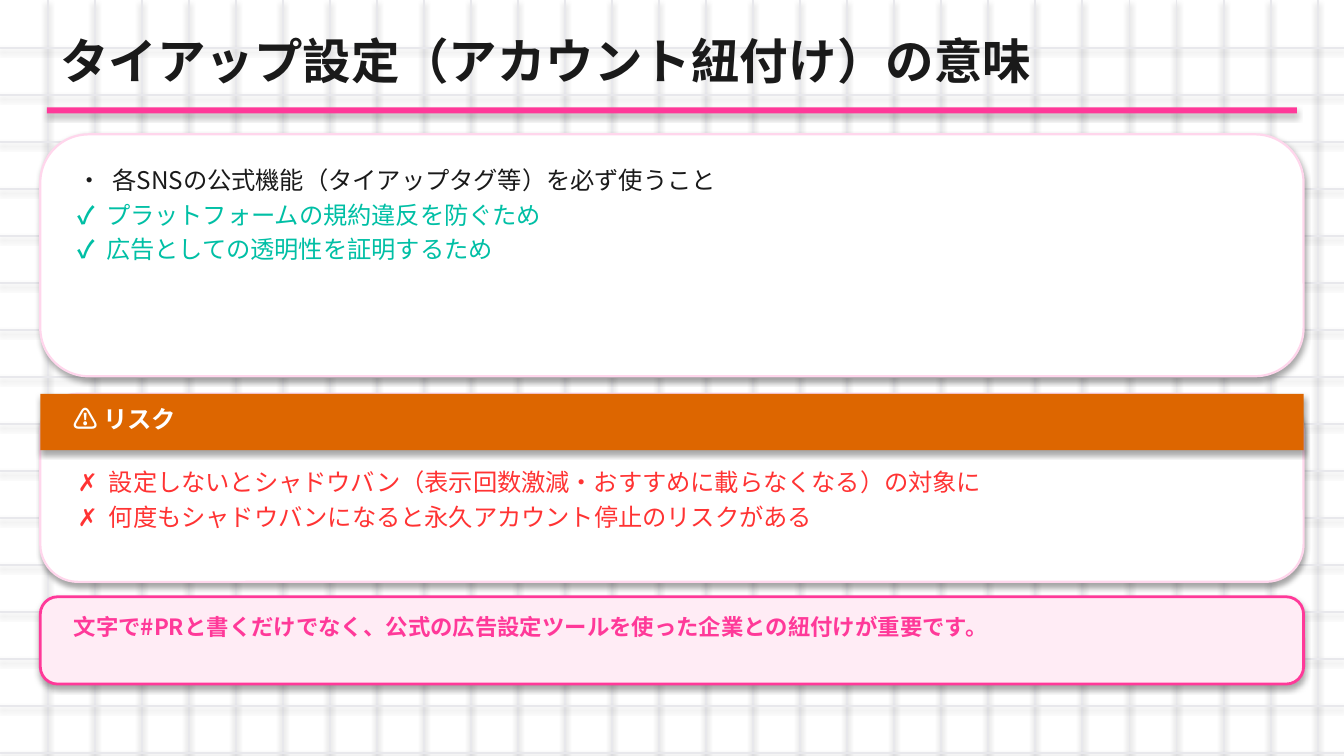
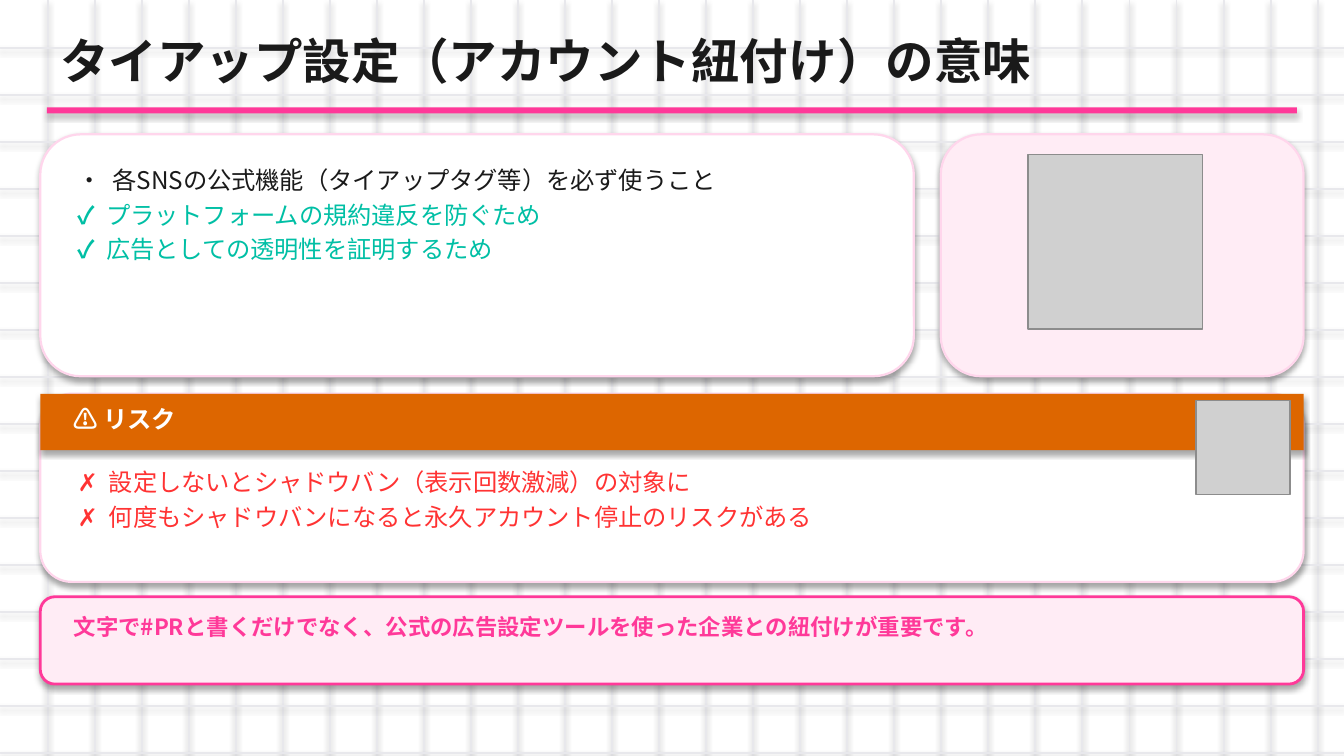
Before and after one commit to nagasawakai-eng/torihada-pptx-editor, a slide deck: slide 6 of TORIHADA_第2週_研修資料.pptx. Drawn at 1344x756 pixels with LibreOffice and Linux fonts; fonts in the diff are those of the drawing; grey boxes stand for pictures. Boxes give left, top, right and bottom in pixels: in the first picture for what was removed or moved away, otherwise in the second. Text is boxed around its words. In the diff, an @@ line names an element or a change of style, - is before the commit and + after.

```diff
--- a/TORIHADA_第2週_研修資料.pptx
+++ b/TORIHADA_第2週_研修資料.pptx
@@ rounded rectangle: place and size @@
-rounded rectangle at (40,134,1304,376)
+rounded rectangle at (40,134,914,376)
@@ rounded rectangle at (40,134,914,376): proportions changed @@
@@ rounded rectangle added at (941,134,1304,376), fill #FFECF5, outline #FFD6EC 1.2 pt @@
@@ picture added at (1028,155,1203,329) @@
@@ rounded rectangle at (40,394,1304,582): proportions changed @@
@@ picture added at (1196,401,1290,495) @@
@@ text at (109,470,691,493): text changed @@
-✗ 設定しないとシャドウバン（表示回数激減・おすすめに載らなくなる）の対象に
+✗ 設定しないとシャドウバン（表示回数激減）の対象に
```
Also in this commit, not shown: 26 other slides changed.
